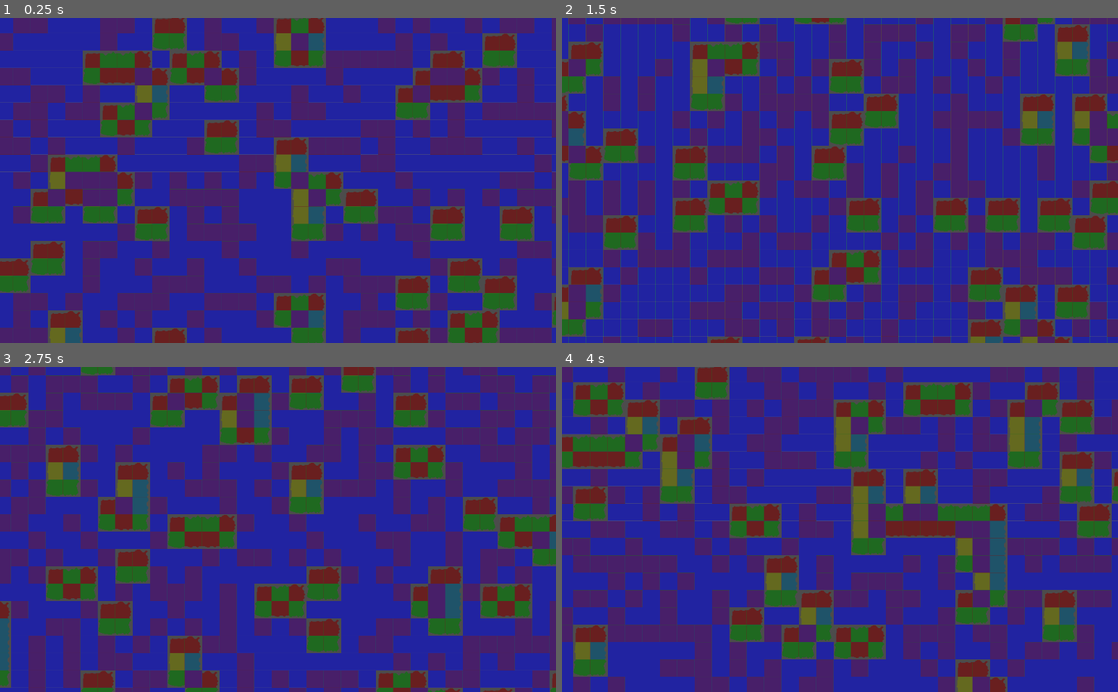
Above: before the commit, frames 1-4 (two rows, left to right).
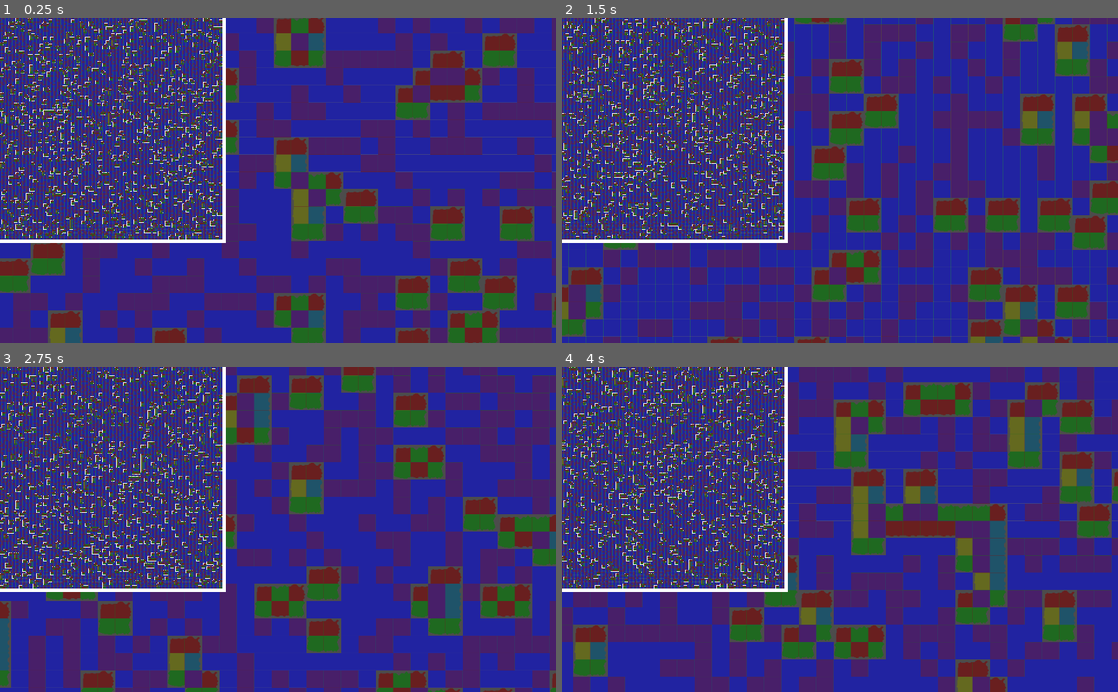
Above: after the commit, the same moments.

Repository: devlex-online/GodotExperiments
Game: Godot game, scene res://MainScene.tscn
Two runs of this game, one before a commit and one after it. Both use one fixed random seed, a clock stepped at 60 frames per second and the inputs below.
Inputs:
- Up to frame 1 (0.25 s): no input
- Up to frame 2 (1.5 s): tap Enter at 0.5 s; hold D 0.53-1.28 s; hold R 0.53-1.28 s; tap Space at 0.77 s; hold S from 1.28 s (still down); tap R at 1.35 s
- Up to frame 3 (2.75 s): tap Space at 1.52 s; release S at 2.03 s; hold D from 2.03 s (still down); hold R from 2.03 s (still down)
- Up to frame 4 (4 s): release D at 2.78 s; release R at 2.78 s; hold W 2.78-3.53 s; tap R at 2.85 s; tap Space at 3.02, 3.77 s; hold A from 3.53 s (still down); hold R from 3.53 s (still down)

The runs differ from the first frame. In frame 1, 21% of the frame differs, in the area x 0-41%, y 0-70%; in frame 2, 22%; in frame 3, 21%; in frame 4, 22%.

Commit message:
adding smelling worldmap

Diff:
--- /dev/null
+++ b/ProceduralTileMapGeneration/ColorRect.gd
@@ -0,0 +1,13 @@
+extends ColorRect
+
+
+onready var _tilemap = $TileMap
+onready var _gridtilemap = get_node("/root/MainScene/TileMap")
+
+func _process(delta):
+	var grid = _gridtilemap.grid
+	for x in _gridtilemap.grid_size.x:
+		for y in _gridtilemap.grid_size.y:
+			_tilemap.set_cell(x,y,grid[x][y])
+
+	_tilemap.update_bitmask_region(Vector2(0,0), _gridtilemap.grid_size)
--- a/ProceduralTileMapGeneration/MainScene.tscn
+++ b/ProceduralTileMapGeneration/MainScene.tscn
@@ -1,8 +1,9 @@
-[gd_scene load_steps=4 format=2]
+[gd_scene load_steps=5 format=2]
 
 [ext_resource path="res://DummyTileSet.tres" type="TileSet" id=1]
 [ext_resource path="res://TileMap.gd" type="Script" id=2]
 [ext_resource path="res://Camera2D.gd" type="Script" id=3]
+[ext_resource path="res://ColorRect.gd" type="Script" id=4]
 
 [node name="MainScene" type="Node2D"]
 
@@ -17,3 +18,19 @@
 position = Vector2( 520, 304 )
 current = true
 script = ExtResource( 3 )
+
+[node name="CanvasLayer" type="CanvasLayer" parent="Camera2D"]
+
+[node name="ColorRect" type="ColorRect" parent="Camera2D/CanvasLayer"]
+margin_right = 416.0
+margin_bottom = 416.0
+script = ExtResource( 4 )
+__meta__ = {
+"_edit_use_anchors_": false
+}
+
+[node name="TileMap" type="TileMap" parent="Camera2D/CanvasLayer/ColorRect"]
+scale = Vector2( 0.1, 0.1 )
+tile_set = ExtResource( 1 )
+cell_size = Vector2( 32, 32 )
+format = 1
